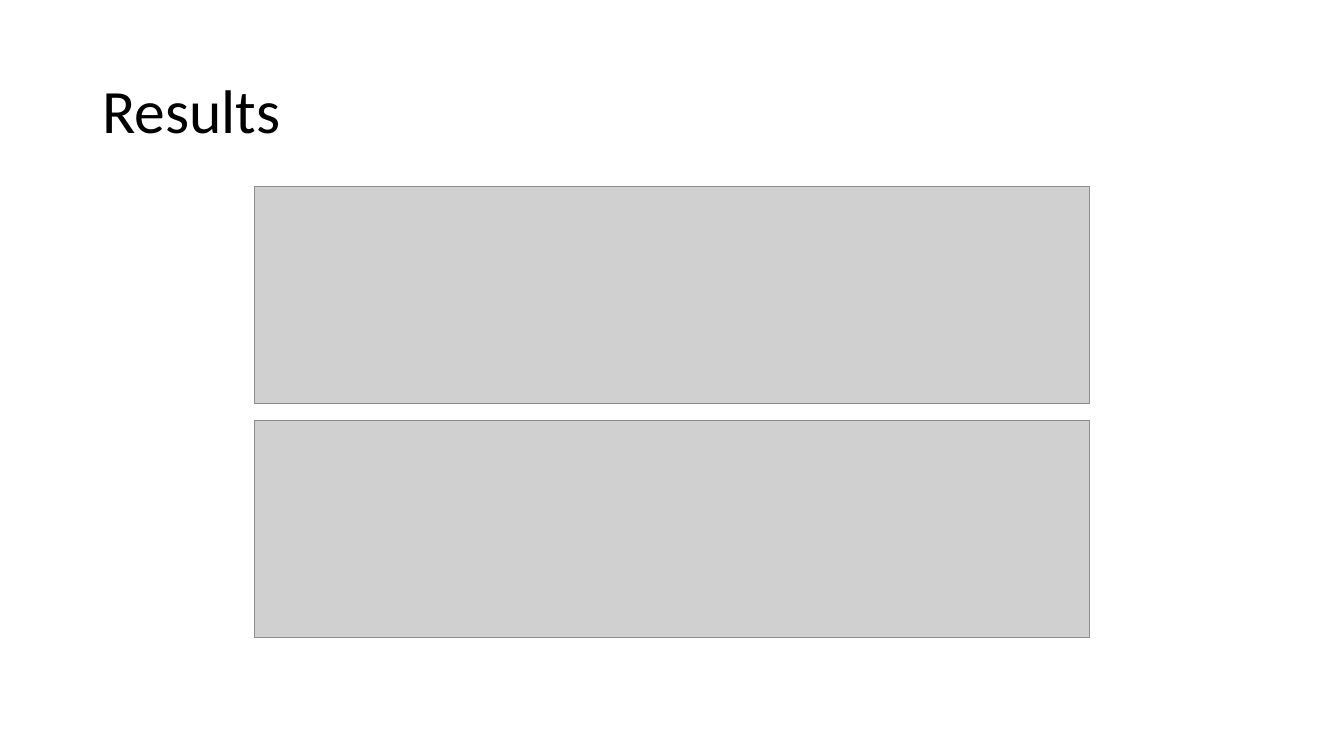
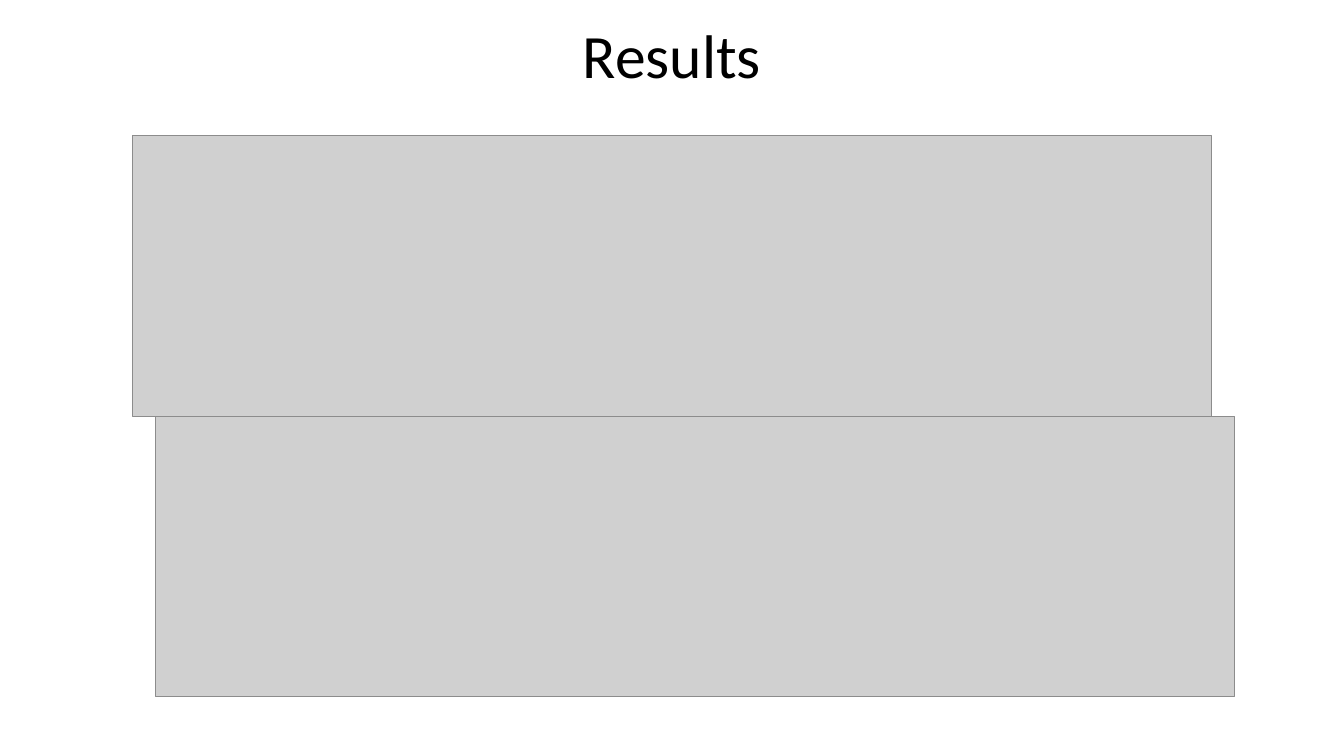
Before and after one commit to la1login/work, a slide deck: slide 7 of 2022-2023/english/sem2/2 pair/articles/second/presentation2.pptx. Drawn at 1344x756 pixels with LibreOffice and Linux fonts; fonts in the diff are those of the drawing; grey boxes stand for pictures. Boxes give left, top, right and bottom in pixels: in the first picture for what was removed or moved away, otherwise in the second. Text is boxed around its words. In the diff, an @@ line names an element or a change of style, - is before the commit and + after.

```diff
--- a/2022-2023/english/sem2/2 pair/articles/second/presentation2.pptx
+++ b/2022-2023/english/sem2/2 pair/articles/second/presentation2.pptx
@@ title "Results": place and size @@
-title "Results" at bbox=[102, 90, 280, 134]
+title "Results" at bbox=[583, 35, 761, 79]
@@ title "Results" at bbox=[583, 35, 761, 79]: alignment left to centre @@
@@ picture: place and size @@
-picture at bbox=[254, 187, 1090, 403]
+picture at bbox=[132, 136, 1212, 416]
@@ picture: place and size @@
-picture at bbox=[254, 420, 1090, 637]
+picture at bbox=[155, 416, 1235, 697]
```
Also in this commit, not shown: 7 other slides changed, 4 other files.
